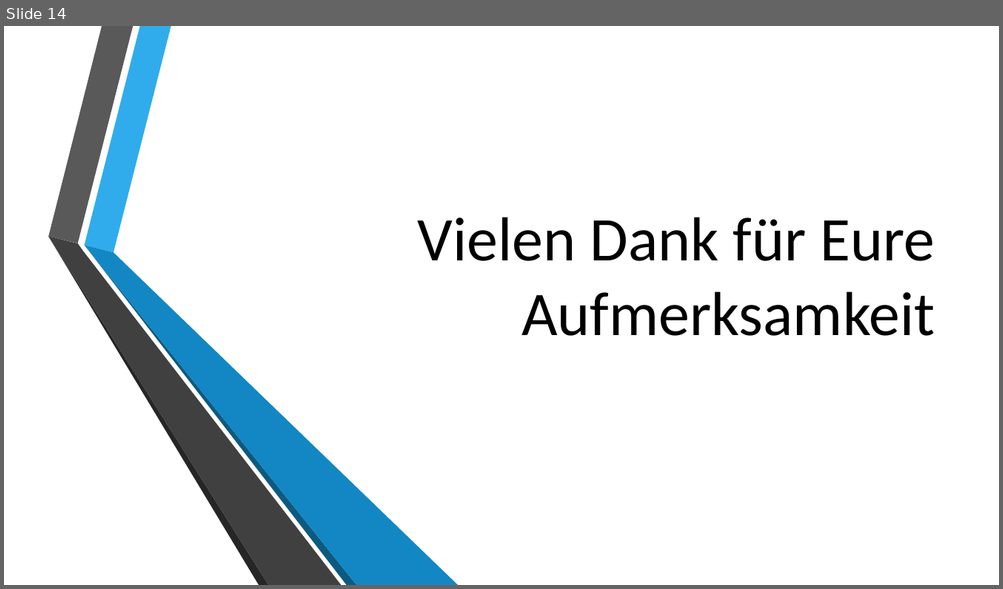
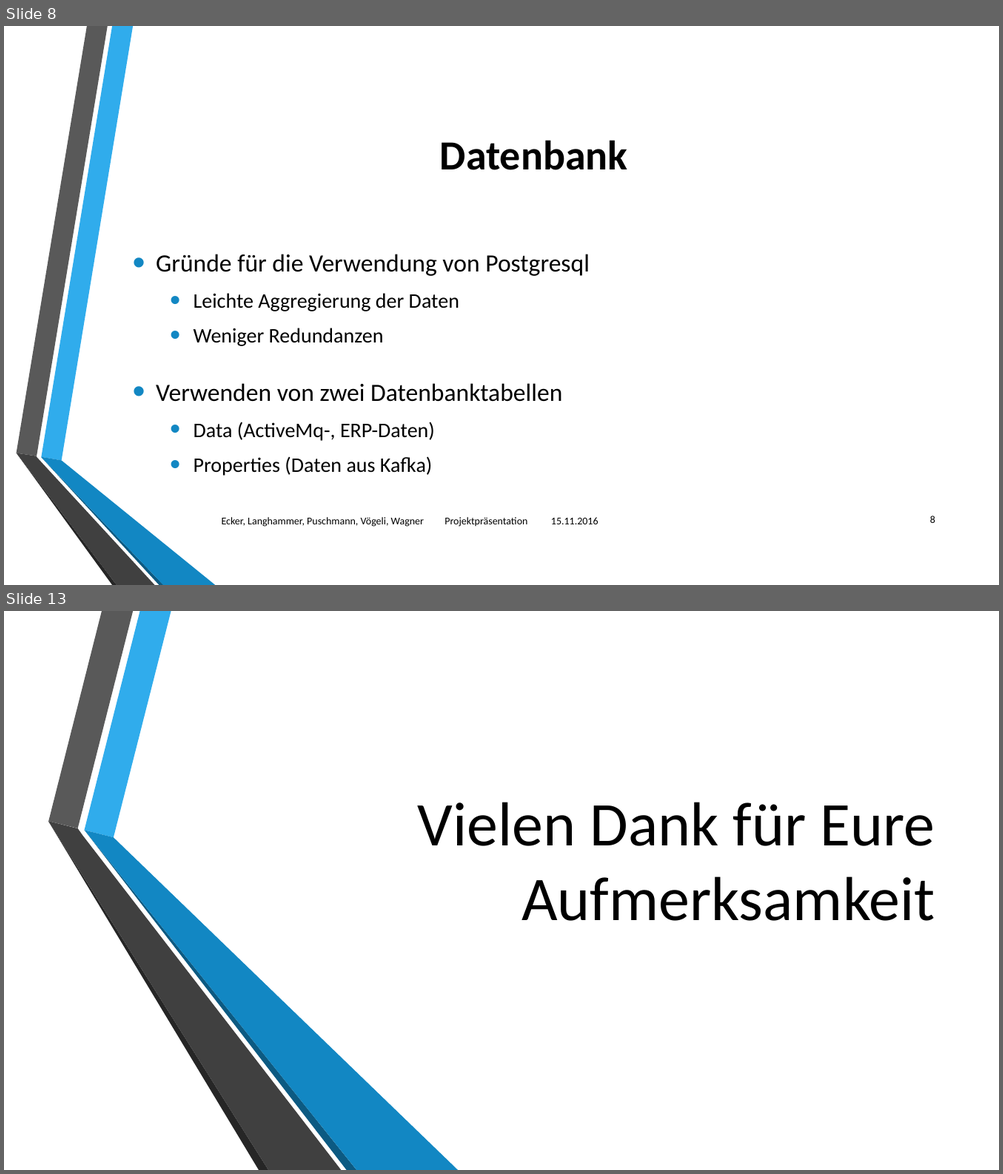
Before and after one commit to philipwagner1994/ProjectDHBW, a slide deck: Documentation/Projektpräsentationabschluss.pptx. Shown one above the other, each under a label of ours: slide 14 before the commit, slides 8 and 13 after it; the slides between them are not shown. The pictures are 1003x589 and 1003x1174 pixels, drawn with LibreOffice and Linux fonts; fonts in the diff are those of the drawing; background and template pictures are left out. Boxes give left, top, right and bottom in pixels: in the first picture for what was removed or moved away, otherwise in the second. Text is boxed around its words. In the diff, an @@ line names an element or a change of style, - is before the commit and + after.

```diff
--- a/Documentation/Projektpräsentationabschluss.pptx
+++ b/Documentation/Projektpräsentationabschluss.pptx
@@ slide 8 added at (x1=4, y1=26, x2=999, y2=585), background picture (left out) @@
@@ title added at (x1=440, y1=140, x2=628, y2=170), 40 pt, text #000000, bold @@
+Datenbank
@@ text added at (x1=156, y1=254, x2=589, y2=476), 20 pt, text #000000 @@
+• Gründe für die Verwendung von Postgresql
+  • Leichte Aggregierung der Daten
+  • Weniger Redundanzen
+• Verwenden von zwei Datenbanktabellen
+  • Data (ActiveMq-, ERP-Daten)
+  • Properties (Daten aus Kafka)
@@ group added at (x1=16, y1=26, x2=215, y2=585): 6 freeform shapes @@
@@ text added at (x1=222, y1=517, x2=598, y2=527), 10 pt, text #000000 @@
+Ecker, Langhammer, Puschmann, Vögeli, Wagner Projektpräsentation 15.11.2016
@@ page number added at (x1=930, y1=516, x2=935, y2=523), 10 pt, text #000000 @@
+8
@@ what was slide 14 is now slide 13 @@
```
Also in this commit, not shown: 3 slides changed, 8 other slides added, 10 slides removed.
